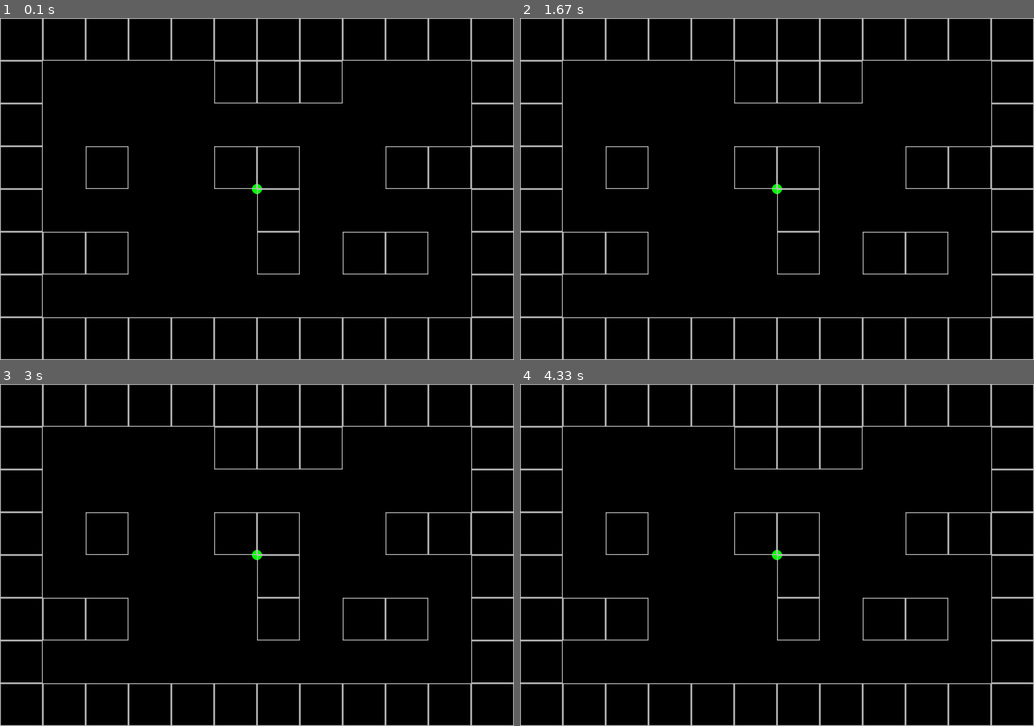
Above: before the commit, frames 1-4 (two rows, left to right).
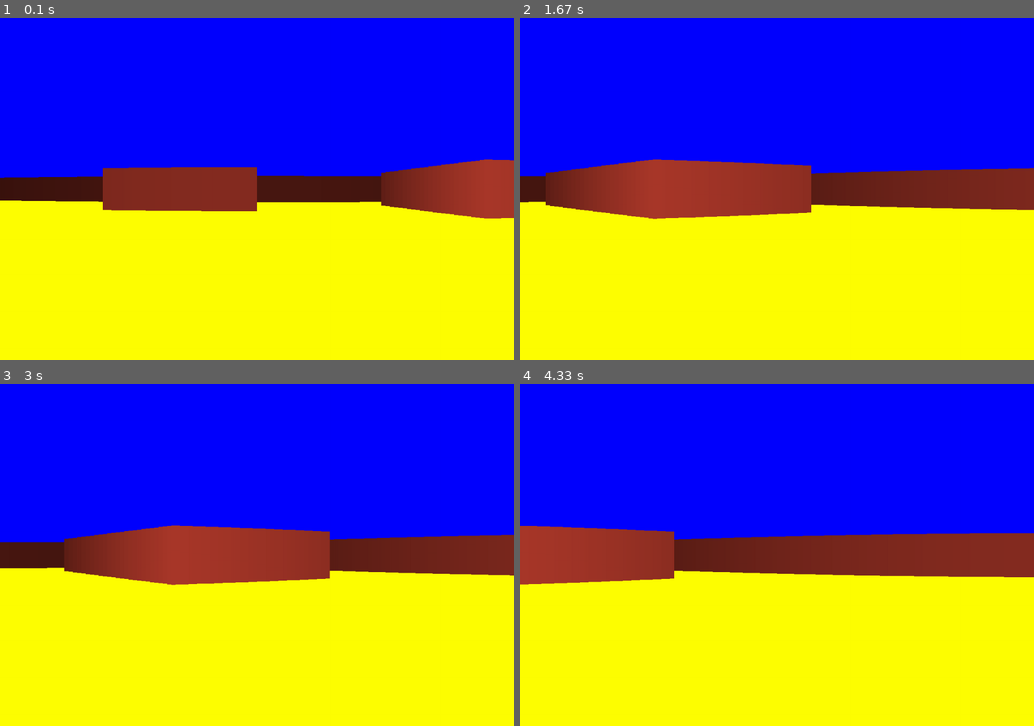
Above: after the commit, the same moments.

Repository: ElonMax404/pygame-pseudo3d
Game: pygame game, started from main.py
Two runs of this game, one before a commit and one after it. Both use one fixed random seed, a clock stepped at 60 frames per second and the inputs below.
Inputs:
- Up to frame 1 (0.1 s): no input
- Up to frame 2 (1.67 s): hold Right 0.33-0.8 s; hold Right 0.83-1.3 s; hold Left from 1.33 s (still down)
- Up to frame 3 (3 s): release Left at 1.87 s; hold Left 1.9-2.37 s; hold Right from 2.4 s (still down)
- Up to frame 4 (4.33 s): release Right at 3.03 s; hold Left 3.07-3.53 s; hold Right 3.57-4.03 s; hold Right from 4.07 s (still down)

The runs differ from the first frame. In frame 1, 100% of the frame differs, in the area x 0-100%, y 0-100%; in frame 2, 100%; in frame 3, 100%; in frame 4, 100%.

Commit message:
Broke everything

Diff:
--- a/config.py
+++ b/config.py
@@ -16,3 +16,6 @@
 NUM_RAYS = 120
 MAX_DEPTH = 800
 DELTA_ANGLE = FOV / NUM_RAYS
+SCALE = WIDTH // NUM_RAYS
+DIST = NUM_RAYS / (2 * math.tan(HALF_FOV))
+PROJ_COEFF = 3 * DIST * TILE
--- a/main.py
+++ b/main.py
@@ -21,13 +21,10 @@
         player.movement()
         screen.fill(pygame.Color("Black"))
 
+        pygame.draw.rect(screen, pygame.Color("Blue"), (0, 0, WIDTH, HALF_HEIGHT))
+        pygame.draw.rect(screen, pygame.Color("Yellow"), (0, HALF_HEIGHT, WIDTH, HALF_HEIGHT))
+
         ray_casting(screen, (player.x, player.y), player.angle)
-
-        pygame.draw.circle(screen, pygame.Color("Green"), (int(player.x), int(player.y)), 12)
-
-        for x, y in world_map:
-            pygame.draw.rect(screen, pygame.Color("Grey"), (x, y, TILE, TILE), 2)
-
 
         pygame.display.update()
         clock.tick(FPS)
--- a/map.py
+++ b/map.py
@@ -4,9 +4,9 @@
     'WWWWWWWWWWWW',
     'W....WWW...W',
     'W..........W',
-    'W.W..WW..WWW',
-    'W.....W....W',
-    'WWW...W.WW.W',
+    'W.W......WWW',
+    'W..........W',
+    'WWW.....WW.W',
     'W..........W',
     'WWWWWWWWWWWW',
 ]
--- a/raycasting.py
+++ b/raycasting.py
@@ -12,7 +12,13 @@
         for depth in range(MAX_DEPTH):
             x = xo + depth * cos_a
             y = yo + depth * sin_a
-            pygame.draw.line(screen, pygame.Color("Green"), p_pos, (x, y), 1)
+
             if (x // TILE * TILE, y // TILE * TILE) in world_map:
+                # depth *= math.cos(player_angle - cur_angle)
+                proj_height = PROJ_COEFF / depth
+                c = 255 / (1 + depth * depth * 0.00001)
+                color = (c, c // 3, c // 4)
+                pygame.draw.rect(screen, color, (ray * SCALE, HALF_HEIGHT - proj_height // 2,
+                                                 SCALE, proj_height))
                 break
         cur_angle += DELTA_ANGLE
